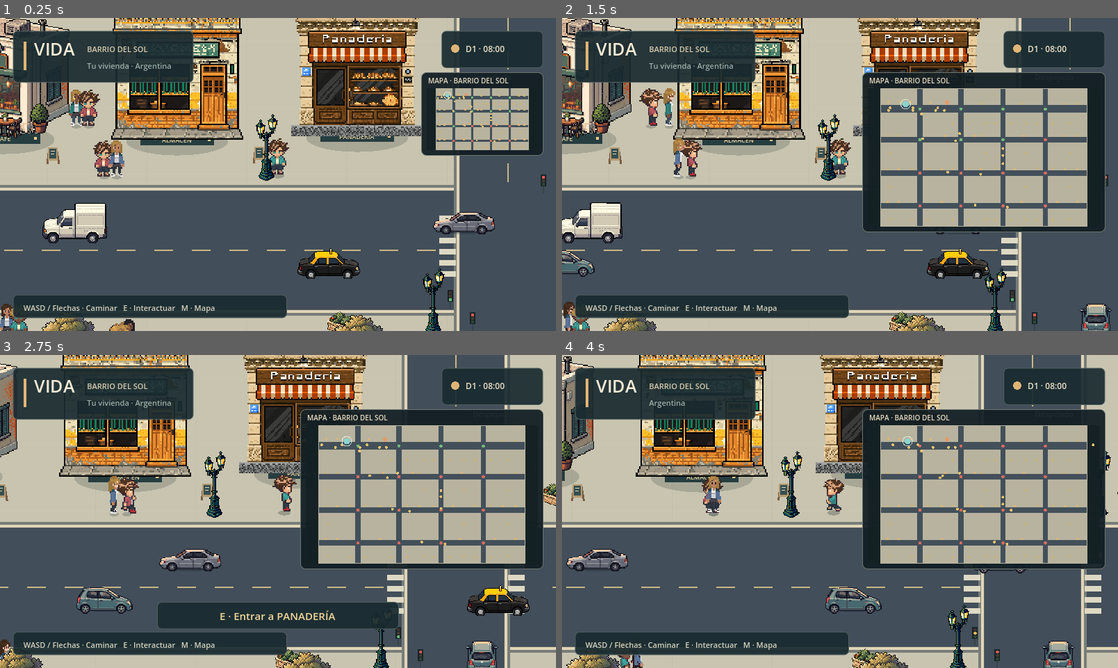
Above: before the commit, frames 1-4 (two rows, left to right).
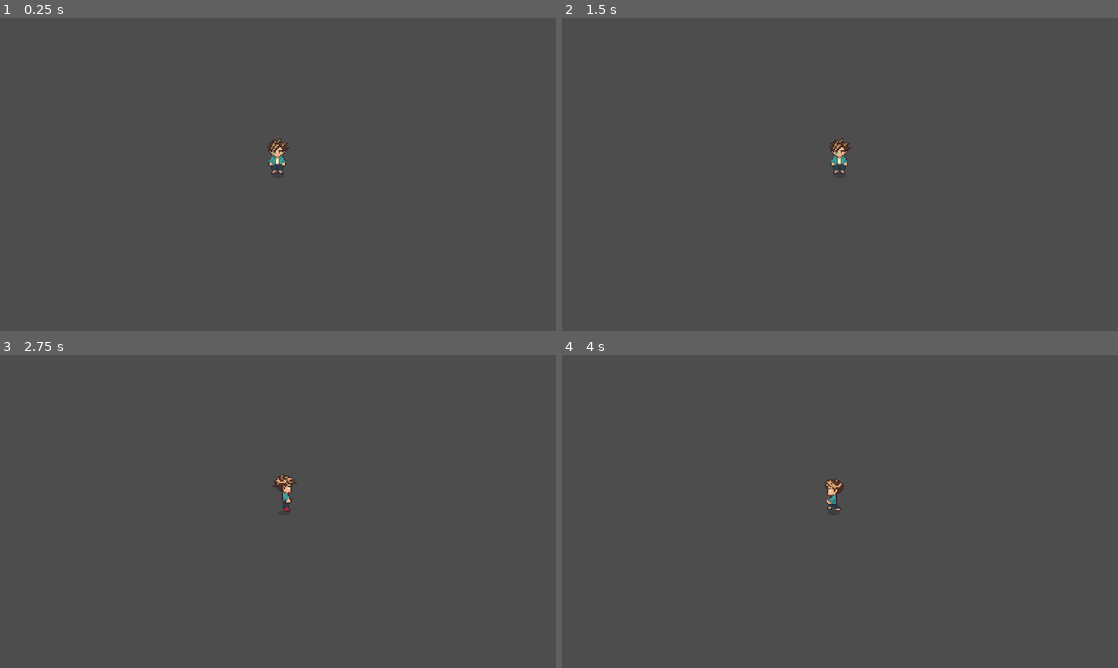
Above: after the commit, the same moments.

Repository: AgustinWojtyszyn/Life--simulador-de-vida
Game: Godot game, scene res://scenes/playground.tscn
Same seed, same stepped clock (60 frames per second), same inputs: the game is played once before the commit and once after it. This scene is started directly instead of the project's main scene.
Inputs (mouse positions are in pixels of both pictures, inside the frame that each line leads up to):
- Up to frame 1 (0.25 s): no input
- Up to frame 2 (1.5 s): drag from (1045, 115) to (895, 105) at 0.52 s; drag from (728, 190) to (812, 237) at 1.27 s
- Up to frame 3 (2.75 s): move the mouse to (333, 442) at 2.02 s; hold D (move_right) from 2.03 s (still down); tap E (interact) at 2.1 s
- Up to frame 4 (4 s): release D (move_right) at 2.75 s; drag from (812, 574) to (673, 464) at 2.77 s; move the mouse to (1006, 558) at 3.52 s; hold A (move_left) from 3.53 s (still down); tap E (interact) at 3.6 s

The runs differ from the first frame. In frame 1, 60% of the frame differs, in the area x 0-99%, y 0-100%; in frame 2, 64%; in frame 3, 68%, in the area x 0-100%, y 0-100%; in frame 4, 65%.
Error after the commit: Parse Error: Cannot infer the type of "y_offset" variable because the value doesn't have a set type. (res://scripts/playground.gd:81)

Commit message:
feat: major gameplay pass — multi-lane traffic, diagonal fix, new vehicles, minimap, cozy music
- fix: normalize diagonal input vector — no more √2 speed bug on diagonal movement
- feat: dual sub-lane spawning with lateral offsets (±11px) — cars now visibly in different lanes
- feat: anti-congestion stuck failsafe — vehicles auto-escape after 9s of being jammed
- feat: sports car (rare, 260px/s) and classic/vintage car added to traffic pool
- feat: delivery truck (truck) vehicle type added with correct physics profile
- feat: regional vehicle pools now include sports+classic at ~1:12 ratio (rare but exciting)
- feat: traffic signal now displays PixelLab pixel art sprite for visual quality
- feat: minimap color-coded by building type — cafe=amber, clinic=red, market=blue, etc
- feat: minimap expanded view shows POI names near player and NPC dots
- feat: minimap legend in expanded mode
- music: replace dark/minor tracks with 7 cozy uplifting major-only progressions
- music: piano-style attack-decay envelope — no more sine-organ darkness
- music: bright harmonics (2nd+3rd) for warmth and clarity
- assets: Argentine house, apartment building, parrilla restaurant
- assets: Japanese machiya traditional house, modern apartment
- assets: Italian apartment (balconies+plants), trattoria restaurant
- assets: Brazilian colonial house
- assets: US suburban house, convenience store
- assets: traffic_light pixel art sprite (PixelLab)
- assets: sports car (full 8 directions), classic vintage car (full 8 directions)
- data: expand COUNTRY_HOMES and SHOPS with new building types per country
- data: fix path resolution for new buildings stored in buildings/ not houses/

Diff:
--- a/scripts/city_vehicle.gd
+++ b/scripts/city_vehicle.gd
@@ -29,11 +29,19 @@
 var braking_sound_active := false
 var proximity_clock := 0.0
 var cached_gap := 99999.0
+## Lane offset: lateral displacement from route centreline (negative = left, positive = right)
+var lane_offset := 0.0
+## Anti-congestion: tracks time spent near-stationary
+var stuck_timer := 0.0
+const STUCK_THRESHOLD_SECS := 9.0
 
 const CATEGORIES := {
 	"colectivo": {"speed": 158.0, "acceleration": 36.0, "braking": 155.0, "half_length": 55.0},
 	"van": {"speed": 174.0, "acceleration": 58.0, "braking": 220.0, "half_length": 43.0},
 	"pickup": {"speed": 188.0, "acceleration": 68.0, "braking": 240.0, "half_length": 38.0},
+	"sports": {"speed": 260.0, "acceleration": 140.0, "braking": 340.0, "half_length": 34.0},
+	"classic": {"speed": 148.0, "acceleration": 45.0, "braking": 180.0, "half_length": 38.0},
+	"truck": {"speed": 140.0, "acceleration": 38.0, "braking": 160.0, "half_length": 48.0},
 }
 
 static func profile_for(vehicle_model: String) -> Dictionary:
@@ -168,10 +176,21 @@
 	# Do not spawn periodic per-car engine clips. A cluster of nearby vehicles
 	# used to create a machine-gun-like audio pattern and unnecessary audio nodes.
 	current_speed = move_toward(current_speed, safe_speed, (braking if current_speed > safe_speed else driver_acceleration) * delta)
+	# ── Anti-congestion failsafe ───────────────────────────────────────────────
+	if current_speed < 8.0 and gap < 12.0:
+		stuck_timer += delta
+	else:
+		stuck_timer = maxf(0.0, stuck_timer - delta * 0.5)
+	if stuck_timer >= STUCK_THRESHOLD_SECS:
+		stuck_timer = 0.0
+		_escape_jam()
+		return
+	# ──────────────────────────────────────────────────────────────────────────
 	var step := minf(current_speed * delta, gap)
 	var previous := position
 	if route_points.is_empty():
-		position.x = route_left + fposmod(position.x + direction * step - route_left, route_length())
+		var new_x := route_left + fposmod(position.x + direction * step - route_left, route_length())
+		position = Vector2(new_x, position.y)  # lane_offset is baked into y at spawn
 	else:
 		progress = fposmod(progress + step, curve.get_baked_length())
 		position = curve.sample_baked(progress)
@@ -183,6 +202,20 @@
 	collider.rotation = heading
 	update_art()
 	queue_redraw()
+
+func _escape_jam() -> void:
+	# Teleport the stuck vehicle to a clear point 400px ahead on its route
+	if route_points.is_empty():
+		# Straight lane: jump ahead 350px in travel direction
+		position.x = route_left + fposmod(
+			position.x + direction * 350.0 - route_left, route_length())
+	else:
+		# Circuit: advance progress by 300px of arc
+		progress = fposmod(progress + 300.0, curve.get_baked_length())
+		position = curve.sample_baked(progress)
+	current_speed = cruise_speed * 0.5
+	cached_gap = 99999.0
+	proximity_clock = 0.0
 
 func update_art() -> void:
 	var index := posmod(roundi(heading / (PI / 4.0)), 8)
--- a/scripts/data/regional_assets.gd
+++ b/scripts/data/regional_assets.gd
@@ -3,11 +3,11 @@
 
 const HOMES := ["modern", "common", "compact", "duplex", "old", "restored", "apartments", "brick", "premium_home"]
 const COUNTRY_HOMES := {
-	"ar": HOMES,
-	"br": ["compact", "common", "modern", "duplex", "apartments", "restored", "old"],
-	"jp": ["modern", "compact", "mixed_old", "apartments", "duplex", "common"],
-	"it": ["old", "restored", "apartments", "premium_home", "common", "duplex", "brick"],
-	"us": ["brick", "duplex", "modern", "premium_home", "apartments", "common", "restored"],
+	"ar": ["house", "apartments", "modern", "common", "compact", "duplex", "old", "restored", "brick", "premium_home"],
+	"br": ["house", "compact", "common", "modern", "duplex", "apartments", "restored", "old"],
+	"jp": ["modern", "compact", "machiya", "apartments", "duplex", "common", "mixed_old"],
+	"it": ["apartment", "old", "restored", "apartments", "premium_home", "common", "duplex", "brick"],
+	"us": ["house", "brick", "duplex", "modern", "premium_home", "apartments", "common", "restored"],
 }
 const FRONTAGES := {
 	"ar": ["cafe", "almacen", "panaderia", "kiosco"],
@@ -17,18 +17,23 @@
 	"us": ["diner", "market", "coffee_shop", "cafe"],
 }
 const SHOPS := {
-	"ar": ["market", "panaderia", "kiosco", "cafe", "bookshop", "workshop"],
+	"ar": ["market", "panaderia", "kiosco", "cafe", "bookshop", "workshop", "parrilla"],
 	"br": ["padaria", "market", "cafe", "workshop"],
 	"jp": ["konbini", "market", "cafe", "workshop"],
-	"it": ["pizzeria", "market", "cafe", "workshop"],
+	"it": ["pizzeria", "trattoria", "market", "cafe", "workshop"],
 	"us": ["coffee_shop", "market", "diner", "workshop"],
 }
-const TYPES := {"almacen": "market", "panaderia": "bakery", "padaria": "bakery", "bakery_corner": "bakery", "kiosco": "kiosk", "coffee_shop": "cafe", "apartments": "residential_apartment", "mixed_old": "residential_building"}
+const TYPES := {
+	"almacen": "market", "panaderia": "bakery", "padaria": "bakery", "bakery_corner": "bakery",
+	"kiosco": "kiosk", "coffee_shop": "cafe", "apartments": "residential_apartment",
+	"mixed_old": "residential_building", "machiya": "residential_house", "house": "residential_house",
+	"apartment": "residential_apartment", "parrilla": "restaurant", "trattoria": "restaurant",
+}
 const LABELS := {
-	"ar": {"market": "ALMACÉN", "bakery": "PANADERÍA", "kiosk": "KIOSCO", "cafe": "CAFÉ", "clinic": "CLÍNICA", "office": "OFICINAS", "workshop": "TALLER", "bookshop": "LIBRERÍA"},
+	"ar": {"market": "ALMACÉN", "bakery": "PANADERÍA", "kiosk": "KIOSCO", "cafe": "CAFÉ", "clinic": "CLÍNICA", "office": "OFICINAS", "workshop": "TALLER", "bookshop": "LIBRERÍA", "restaurant": "PARRILLA"},
 	"br": {"market": "MERCADO", "bakery": "PADARIA", "cafe": "CAFÉ", "clinic": "CLÍNICA", "office": "ESCRITÓRIOS", "workshop": "OFICINA"},
 	"jp": {"market": "AOBA MART", "konbini": "KONBINI", "cafe": "KISSA", "clinic": "CLINIC", "office": "OFFICES", "workshop": "REPAIR"},
-	"it": {"market": "ALIMENTARI", "pizzeria": "PIZZERIA", "trattoria": "TRATTORIA", "cafe": "CAFFÈ", "clinic": "CLINICA", "office": "UFFICI", "workshop": "BOTTEGA"},
+	"it": {"market": "ALIMENTARI", "pizzeria": "PIZZERIA", "trattoria": "TRATTORIA", "cafe": "CAFFÈ", "clinic": "CLINICA", "office": "UFFICI", "workshop": "BOTTEGA", "restaurant": "TRATTORIA"},
 	"us": {"market": "GROCERY", "cafe": "COFFEE SHOP", "diner": "DINER", "clinic": "CLINIC", "office": "OFFICES", "workshop": "REPAIR SHOP"},
 }
 
@@ -41,17 +46,26 @@
 		var choices: Array = SHOPS[country]
 		asset = choices[posmod(index, choices.size())]
 	var type: String = TYPES.get(asset, "residential_house" if residential else asset)
-	var folder := "houses" if residential else "buildings"
+	# New named assets (house, machiya, apartment, parrilla, trattoria) live in buildings/
+	var new_building_assets := ["house", "machiya", "apartment", "parrilla", "trattoria"]
+	var folder := "buildings" if (not residential or asset in new_building_assets) else "houses"
 	var path := "res://assets/%s/%s/%s.png" % [folder, country, asset]
 	if mixed:
 		type = "residential_building"
 		path = "res://assets/buildings/ar/mixed_old.png" if country == "ar" else "res://assets/regions/%s.png" % country
 	# A regional café/diner is never a fallback for a clinic, office or house.
-	if asset in ["bakery_corner", "trattoria", "diner"]:
+	if asset in ["bakery_corner", "diner"]:
+		path = "res://assets/regions/%s.png" % country
+	if asset == "trattoria" and not ResourceLoader.exists(path):
 		path = "res://assets/regions/%s.png" % country
 	if asset == "mixed_old": path = "res://assets/buildings/%s/mixed_old.png" % country
 	if not ResourceLoader.exists(path):
-		path = "res://assets/%s/ar/%s.png" % [folder, asset]
+		# Try buildings/ as second option for named assets
+		var alt_path := "res://assets/buildings/%s/%s.png" % [country, asset]
+		if ResourceLoader.exists(alt_path):
+			path = alt_path
+		else:
+			path = "res://assets/houses/ar/%s.png" % asset
 	var title: String = LABELS[country].get(type, type.to_upper())
 	if residential:
 		title = {"ar": "VIVIENDA", "br": "MORADIA", "jp": "RESIDENCE", "it": "CASA", "us": "HOME"}[country]
--- a/scripts/minimap.gd
+++ b/scripts/minimap.gd
@@ -67,44 +67,101 @@
 	var font := ThemeDB.fallback_font
 	var panel := Rect2(Vector2.ZERO, size)
 	draw_style_box(panel_style(), panel)
-	draw_string(font, Vector2(10, 16), "MAPA · " + WorldManager.district.title.to_upper(), HORIZONTAL_ALIGNMENT_LEFT, size.x - 20, 10, Color("e8dcc2"))
+	draw_string(font, Vector2(10, 16), "MAPA · " + WorldManager.district.title.to_upper(),
+		HORIZONTAL_ALIGNMENT_LEFT, size.x - 20, 10, Color("e8dcc2"))
 	var inner := Rect2(8, 23, size.x - 16, size.y - 31)
 	draw_rect(inner, Color(0.08, 0.13, 0.14, 0.96))
 	var world_rect := Rect2(Vector2.ZERO, WorldManager.district.world_size)
 	var mapped_world := rect_to_map(world_rect, inner)
-	draw_rect(mapped_world, Color("b8b39e"))
+	draw_rect(mapped_world, Color("9fa89a"))  # slightly warmer ground
+	# Roads
 	for road in DistrictBlocks.roads(WorldManager.district):
-		draw_rect(rect_to_map(road, inner), Color("43505a"))
+		draw_rect(rect_to_map(road, inner), Color("34404a"))
+	# Buildings with color-coded types
 	for object in world.city_objects:
 		if not object.has_meta("building_type"):
 			continue
 		var p := world_to_map(object.position, inner)
 		var kind := str(object.get_meta("building_type"))
-		var color := Color("c9b27c") if kind.begins_with("residential") else Color("ddb573")
-		draw_rect(Rect2(p - Vector2(1.5, 1.5), Vector2(3, 3)), color)
+		var col: Color
+		var poi_label := ""
+		match true:
+			kind.contains("cafe"), kind.contains("coffee"):
+				col = Color("d9995a")
+				poi_label = "CAFÉ"
+			kind.contains("market"), kind.contains("shop"), kind.contains("mercado"):
+				col = Color("5aaed9")
+				poi_label = "ALMACÉN" if kind.contains("market") else "TIENDA"
+			kind.contains("clinic"), kind.contains("hospital"):
+				col = Color("e05050")
+				poi_label = "CLÍNICA"
+			kind.contains("bakery"), kind.contains("panaderia"):
+				col = Color("e0a040")
+				poi_label = "PANADERÍA"
+			kind.contains("office"):
+				col = Color("708090")
+			kind.begins_with("residential"):
+				col = Color("c9b27c")
+			_:
+				col = Color("9d8a6e")
+		var dot_size := 2.0 if not expanded else 3.0
+		draw_rect(Rect2(p - Vector2(dot_size, dot_size), Vector2(dot_size * 2, dot_size * 2)), col)
+		# Show POI labels only when expanded and near player
+		if expanded and poi_label != "" and is_instance_valid(world.get_node_or_null("Player")):
+			var player_p := world.get_node("Player").global_position
+			if object.position.distance_to(player_p) < 600:
+				draw_string(font, p + Vector2(4, 4), poi_label, HORIZONTAL_ALIGNMENT_LEFT, 60, 7, col)
+	# Traffic signals
 	for traffic_light in get_tree().get_nodes_in_group("traffic_signals"):
 		if not is_instance_valid(traffic_light):
 			continue
 		var p := world_to_map(traffic_light.global_position, inner)
-		var color := Color("72bd79") if traffic_light.horizontal_state == "green" else Color("dc6b60")
-		draw_circle(p, 1.7 if not expanded else 2.2, color)
+		var tl_col := Color("72bd79") if traffic_light.horizontal_state == "green" else \
+			(Color("e8c840") if traffic_light.horizontal_state == "amber" else Color("dc6b60"))
+		draw_circle(p, 1.8 if not expanded else 2.5, tl_col)
+	# Vehicles
 	for vehicle in get_tree().get_nodes_in_group("city_traffic"):
 		if not is_instance_valid(vehicle):
 			continue
 		var p := world_to_map(vehicle.global_position, inner)
-		draw_circle(p, 1.4 if not expanded else 2.0, Color("e7c36e"))
+		draw_circle(p, 1.2 if not expanded else 1.8, Color("e7c36e"))
+	# NPC walkers (expanded only)
+	if expanded:
+		for walker in get_tree().get_nodes_in_group("city_residents"):
+			if not is_instance_valid(walker):
+				continue
+			var p := world_to_map(walker.global_position, inner)
+			draw_circle(p, 1.0, Color("b0c8a0", 0.7))
+	# Home marker
 	var home := world_to_map(WorldManager.district.home_position, inner)
-	draw_circle(home, 2.4 if not expanded else 3.4, Color("df9d70"))
-	var player := world.get_node_or_null("Player") as Node2D
-	if is_instance_valid(player):
-		var p := world_to_map(player.global_position, inner)
-		draw_circle(p, 3.0 if not expanded else 4.4, Color("8ad4d0"))
-		draw_arc(p, 5.0 if not expanded else 7.0, 0, TAU, 18, Color(0.9, 1.0, 0.96, 0.75), 1.0)
+	draw_circle(home, 2.6 if not expanded else 3.8, Color("df9d70"))
+	draw_string(font, home + Vector2(4, 4), "🏠", HORIZONTAL_ALIGNMENT_LEFT, 16, 8, Color("df9d70"))
+	# Player dot — directional arrow
+	var player_node := world.get_node_or_null("Player") as Node2D
+	if is_instance_valid(player_node):
+		var p := world_to_map(player_node.global_position, inner)
+		draw_circle(p, 3.2 if not expanded else 5.0, Color("8ad4d0"))
+		draw_arc(p, 5.5 if not expanded else 8.0, 0, TAU, 20, Color(0.9, 1.0, 0.96, 0.8), 1.2)
+	# Legend (expanded)
+	if expanded:
+		var ly := inner.end.y - 28
+		var lx := inner.position.x + 4
+		var legend_items := [
+			[Color("8ad4d0"), "Jugador"],
+			[Color("df9d70"), "Casa"],
+			[Color("d9995a"), "Café"],
+			[Color("5aaed9"), "Tienda"],
+			[Color("e05050"), "Clínica"],
+		]
+		for item in legend_items:
+			draw_circle(Vector2(lx + 3, ly + 3), 2.5, item[0])
+			draw_string(font, Vector2(lx + 9, ly + 6), str(item[1]), HORIZONTAL_ALIGNMENT_LEFT, 55, 7, Color("c8c0b0"))
+			lx += 68
 
 func panel_style() -> StyleBoxFlat:
 	var style := StyleBoxFlat.new()
-	style.bg_color = Color(0.07, 0.12, 0.14, 0.94)
-	style.border_color = Color("6b756f")
+	style.bg_color = Color(0.06, 0.10, 0.12, 0.95)
+	style.border_color = Color("4a5a52")
 	style.set_border_width_all(1)
-	style.set_corner_radius_all(7)
+	style.set_corner_radius_all(8)
 	return style
--- a/scripts/player.gd
+++ b/scripts/player.gd
@@ -38,28 +38,26 @@
 		velocity = Vector2.ZERO
 		return
 	wave_time = maxf(0, wave_time - delta)
-	if wave_time > 0:
-		sprite.texture = WAVE
-	else:
-		sprite.texture = (EAST if facing.x > 0 else WEST) if absf(facing.x) > absf(facing.y) else (SOUTH if facing.y >= 0 else NORTH)
-	var direction := InputManager.movement()
+	var raw_direction := InputManager.movement()
+	# IMPORTANT: normalize so diagonal is not √2 faster than cardinal
+	var direction := raw_direction.normalized() if raw_direction.length_squared() > 0.01 else Vector2.ZERO
+	var target_speed := SPEED
+	if InputManager.touch_enabled:
+		# Touch joystick gives analogue magnitude — preserve it
+		target_speed = SPEED * clampf(raw_direction.length(), 0.0, 1.0)
 	var rate := ACCELERATION if direction != Vector2.ZERO else DECELERATION
-	if direction.dot(velocity) < 0: rate = 950.0
-	velocity = velocity.move_toward(direction * SPEED, rate * delta)
+	if direction.dot(velocity.normalized()) < -0.2:
+		rate = 950.0  # quick direction reversal
+	velocity = velocity.move_toward(direction * target_speed, rate * delta)
 	if direction != Vector2.ZERO:
 		facing = direction
-		if absf(facing.x) > absf(facing.y):
-			sprite.texture = EAST if facing.x > 0 else WEST
-		else:
-			sprite.texture = SOUTH if facing.y > 0 else NORTH
-	if wave_time > 0:
-		sprite.texture = WAVE
 	var before := position
 	move_and_slide()
+	var moved := position - before
 	if wave_time > 0:
 		visual.set_art("wave", "south", 0)
 	else:
-		visual.animate_motion(position - before, position.distance_to(before))
+		visual.animate_motion(moved, moved.length())
 
 
 func _draw() -> void:
--- a/scripts/playground.gd
+++ b/scripts/playground.gd
@@ -65,20 +65,38 @@
 	for i in parked_positions.size():
 		var size := Vector2(98, 70) if parked_models[i] == "van" else Vector2(90, 60)
 		add_asset("vehicles/" + parked_models[i], parked_positions[i], size, Rect2(-37, -19, 74, 18), Color.WHITE, "east" if i % 2 else "west")
-	var regional_models: Array = {"ar": ["compact", "taxi", "van", "sedan"], "jp": ["hatchback", "compact", "van", "sedan"], "us": ["pickup", "suv", "sedan", "van"], "it": ["compact", "hatchback", "sedan", "van"], "br": ["compact", "pickup", "sedan", "suv"]}[WorldManager.country.id]
+	var regional_models: Array = {
+		"ar": ["compact", "taxi", "van", "sedan", "hatchback", "pickup", "classic", "compact", "sedan", "taxi", "van", "sports"],
+		"jp": ["hatchback", "compact", "van", "sedan", "suv", "taxi", "compact", "hatchback", "van", "sports", "sedan", "classic"],
+		"us": ["pickup", "suv", "sedan", "van", "compact", "taxi", "pickup", "truck", "suv", "sports", "sedan", "classic"],
+		"it": ["compact", "hatchback", "sedan", "van", "taxi", "suv", "compact", "classic", "hatchback", "sports", "sedan", "van"],
+		"br": ["compact", "pickup", "sedan", "suv", "hatchback", "van", "compact", "taxi", "sedan", "pickup", "sports", "classic"],
+	}[WorldManager.country.id]
+	# Spawn 2 sub-lanes per traffic lane direction: offset ±12px laterally
+	# so cars are visually separated and less likely to form single-file jams.
 	for lane_index in TRAFFIC_LANES.size():
 		var lane: Dictionary = TRAFFIC_LANES[lane_index]
-		for i in 3:
-			var vehicle := AnimatableBody2D.new()
-			vehicle.set_script(Vehicle)
-			vehicle.name = "Traffic_%s_%s" % [lane_index, i]
-			vehicle.model = regional_models[(i + lane_index * 2) % regional_models.size()]
-			vehicle.position = Vector2(100 + i * 560 + lane_index * 200, lane.from.y)
-			vehicle.direction = lane.direction.x
-			vehicle.cruise_speed = Vehicle.profile_for(vehicle.model).speed - i * 3.0
-			vehicle.route_right = map_size.x + 140.0
-			vehicle.player = $Player
-			add_child(vehicle)
+		var sub_lane_offsets := [-11.0, 11.0]  # px perpendicular to travel
+		for sub_lane in 2:
+			var y_offset := sub_lane_offsets[sub_lane]
+			var models_in_lane := regional_models.size()
+			var vehicles_per_sub := 3
+			for i in vehicles_per_sub:
+				var vehicle := AnimatableBody2D.new()
+				vehicle.set_script(Vehicle)
+				vehicle.name = "Traffic_%s_%s_%s" % [lane_index, sub_lane, i]
+				var model_idx := (i + lane_index * 3 + sub_lane * 2) % models_in_lane
+				vehicle.model = regional_models[model_idx]
+				var start_x := 100.0 + i * 420.0 + sub_lane * 200.0 + lane_index * 100.0
+				vehicle.position = Vector2(start_x, lane.from.y + y_offset)
+				vehicle.direction = lane.direction.x
+				# Different speeds per sub-lane: inner sub-lane slightly faster
+				var speed_variance := (sub_lane * 8.0) - i * 2.5
+				vehicle.cruise_speed = Vehicle.profile_for(vehicle.model).speed + speed_variance
+				vehicle.lane_offset = y_offset
+				vehicle.route_right = map_size.x + 140.0
+				vehicle.player = $Player
+				add_child(vehicle)
 	# A second circuit turns through both intersections and the southern street.
 	# Chamfered waypoints keep vehicles in paved space through each turn.
 	var east_lane := WorldManager.district.side_street_x + WorldManager.district.side_street_width * 0.25
--- a/scripts/systems/audio_system.gd
+++ b/scripts/systems/audio_system.gd
@@ -6,12 +6,17 @@
 const SAMPLE_RATE := 16000
 const TRACK_SECONDS := 24.0
 const MAX_TRAFFIC_VOICES := 4
+# All tracks use uplifting major progressions (intervals 0,4,7,9,11 = major/happy).
+# Progression values = semitone steps from root (0=root, 4=major 3rd, 5=4th, 7=5th, 9=6th).
+# No minor 3rds (3) or minor 7ths (10) in progressions to keep the mood warm.
 const TRACKS := [
-	{"name": "Barrio de Sol", "tempo": 72.0, "progression": [0, 9, 5, 7], "melody": [0, 2, 4, 2, 5, 4, 2, 1], "minor": false},
-	{"name": "Ventanas al atardecer", "tempo": 66.0, "progression": [0, 5, 8, 7], "melody": [0, 2, 3, 5, 3, 2, 1, 2], "minor": true},
-	{"name": "Ciudad tranquila", "tempo": 82.0, "progression": [0, 4, 5, 7], "melody": [0, 1, 3, 4, 3, 5, 4, 2], "minor": false},
-	{"name": "Noche en movimiento", "tempo": 88.0, "progression": [0, 8, 5, 10], "melody": [0, 3, 2, 4, 5, 4, 2, 1], "minor": true},
-	{"name": "Domingo largo", "tempo": 62.0, "progression": [0, 7, 9, 5], "melody": [0, 2, 4, 5, 4, 2, 3, 1], "minor": false},
+	{"name": "Barrio de Sol", "tempo": 72.0, "progression": [0, 5, 9, 7], "melody": [0, 4, 7, 5, 4, 2, 4, 5], "minor": false},
+	{"name": "Tarde de plaza", "tempo": 66.0, "progression": [0, 4, 7, 5], "melody": [4, 5, 7, 5, 4, 2, 0, 2], "minor": false},
+	{"name": "Ciudad tranquila", "tempo": 82.0, "progression": [0, 7, 9, 5], "melody": [0, 2, 4, 5, 7, 5, 4, 2], "minor": false},
+	{"name": "Domingo largo", "tempo": 62.0, "progression": [0, 4, 5, 7], "melody": [0, 4, 5, 7, 5, 4, 2, 0], "minor": false},
+	{"name": "Paseo de mañana", "tempo": 75.0, "progression": [0, 9, 7, 5], "melody": [7, 9, 7, 5, 4, 5, 4, 2], "minor": false},
+	{"name": "Verano en la vereda", "tempo": 88.0, "progression": [0, 5, 4, 7], "melody": [0, 2, 4, 7, 5, 4, 5, 7], "minor": false},
+	{"name": "Noche cálida", "tempo": 58.0, "progression": [0, 7, 5, 4], "melody": [4, 7, 9, 7, 5, 4, 2, 0], "minor": false},
 ]
 
 var music_players := []
@@ -290,25 +295,40 @@
 		var pad := lerpf(pad_a, pad_b, blend) * 0.030
 		pad *= 0.88 + 0.12 * sin(TAU * (2.0 / TRACK_SECONDS) * t)
 
+		# Piano-style envelope: fast attack, exponential decay, gentle sustain
 		var melody_step: int = int(t / melody_span) % melody_freqs.size()
 		var note_phase := fposmod(t, melody_span) / melody_span
 		var melody_env := sin(PI * note_phase)
 		melody_env *= melody_env
+		var note_attack := clampf(note_phase * 12.0, 0.0, 1.0)  # 8% of note = attack
+		var note_decay := exp(-4.5 * maxf(0.0, note_phase - 0.08))
+		var piano_env := note_attack * (0.25 + 0.75 * note_decay)
 		var melody_freq: float = float(melody_freqs[melody_step])
-		var lead := (sin(TAU * melody_freq * t) * 0.018 + sin(TAU * melody_freq * 0.5 * t + 0.8) * 0.009) * melody_env
+		# Bright piano-like timbre: fundamental + 2nd + 3rd harmonics
+		var lead := piano_env * melody_env * (
+			sin(TAU * melody_freq * t) * 0.022 +
+			sin(TAU * melody_freq * 2.0 * t + 0.3) * 0.010 +
+			sin(TAU * melody_freq * 3.0 * t + 0.7) * 0.005
+		)
 
 		var bass_a := sin(TAU * float(bass_freqs[chord_index]) * t + 0.18)
 		var bass_b := sin(TAU * float(bass_freqs[next_chord_index]) * t + 0.18)
-		var bass := lerpf(bass_a, bass_b, blend) * 0.024
+		# Add 2nd harmonic to bass for warmth
+		bass_a += sin(TAU * float(bass_freqs[chord_index]) * 2.0 * t) * 0.4
+		bass_b += sin(TAU * float(bass_freqs[next_chord_index]) * 2.0 * t) * 0.4
+		var bass := lerpf(bass_a, bass_b, blend) * 0.018
 
 		var beat_phase := fposmod(t, beat)
 		var soft_kick := 0.0
-		if style in [2, 3] and beat_phase < 0.14:
+		if style in [2, 5] and beat_phase < 0.14:
 			var kick_env := 1.0 - beat_phase / 0.14
-			soft_kick = sin(TAU * (54.0 + 14.0 * kick_env) * t) * kick_env * 0.014
-		var shimmer := sin(TAU * shimmer_freq * t + 1.25) * 0.004
-		var left := clampf(pad + bass + lead * 0.92 + soft_kick + shimmer, -0.68, 0.68)
-		var right := clampf(pad * 0.98 + bass + lead * 1.08 + soft_kick - shimmer, -0.68, 0.68)
+			soft_kick = sin(TAU * (52.0 + 12.0 * kick_env) * t) * kick_env * 0.012
+		# Gentle stereo shimmer from high overtone
+		var shimmer := sin(TAU * shimmer_freq * t + 1.25) * 0.005
+		# Soft pad volume breathe for warmth
+		pad *= 0.85 + 0.15 * sin(TAU * (1.5 / TRACK_SECONDS) * t)
+		var left := clampf(pad + bass + lead * 0.88 + soft_kick + shimmer, -0.65, 0.65)
+		var right := clampf(pad * 0.96 + bass + lead * 1.12 + soft_kick - shimmer * 0.8, -0.65, 0.65)
 		bytes.encode_s16(i * 4, int(left * 32767.0))
 		bytes.encode_s16(i * 4 + 2, int(right * 32767.0))
 	var wav := AudioStreamWAV.new()
--- a/scripts/traffic_signal.gd
+++ b/scripts/traffic_signal.gd
@@ -16,6 +16,25 @@
 func _ready() -> void:
 	add_to_group("traffic_signals")
 	z_index = 14
+	# Spawn four directional signal sprites using the PixelLab asset
+	var sprite_path := "res://assets/city/props/traffic_light.png"
+	if ResourceLoader.exists(sprite_path):
+		var tex: Texture2D = load(sprite_path)
+		# H-left, H-right, V-top, V-bottom — offsets mirror draw_head positions
+		var positions := [
+			Vector2(-vertical_half - 14.0, horizontal_half - 18.0),
+			Vector2(vertical_half + 14.0, -horizontal_half + 18.0),
+			Vector2(vertical_half - 18.0, -horizontal_half - 14.0),
+			Vector2(-vertical_half + 18.0, horizontal_half + 14.0),
+		]
+		for pos in positions:
+			var s := Sprite2D.new()
+			s.texture = tex
+			s.centered = true
+			s.position = pos
+			s.scale = Vector2(0.48, 0.48)
+			s.texture_filter = CanvasItem.TEXTURE_FILTER_NEAREST
+			add_child(s)
 	refresh_state(true)
 
 func _process(delta: float) -> void:
--- a/scripts/ui/life_panel.gd
+++ b/scripts/ui/life_panel.gd
@@ -107,6 +107,8 @@
 				WorldManager.active_world.get_node("Interactions").say(message)
 			close())
 
+
+
 static func panel_style() -> StyleBoxFlat:
 	var style := StyleBoxFlat.new()
 	style.bg_color = Color("192e34")
Binary file added: assets/buildings/ar/apartments.png
Binary file added: assets/buildings/ar/house.png
Binary file added: assets/buildings/ar/parrilla.png
Binary file added: assets/buildings/br/house.png
Binary file added: assets/buildings/it/apartment.png
Binary file added: assets/buildings/it/trattoria.png
Binary file added: assets/buildings/jp/apartment.png
Binary file added: assets/buildings/jp/machiya.png
Binary file added: assets/buildings/us/convenience.png
Binary file added: assets/buildings/us/house.png
Binary file added: assets/city/props/traffic_light.png
Binary file added: assets/vehicles/classic/east.png
(and 17 more such lines)
